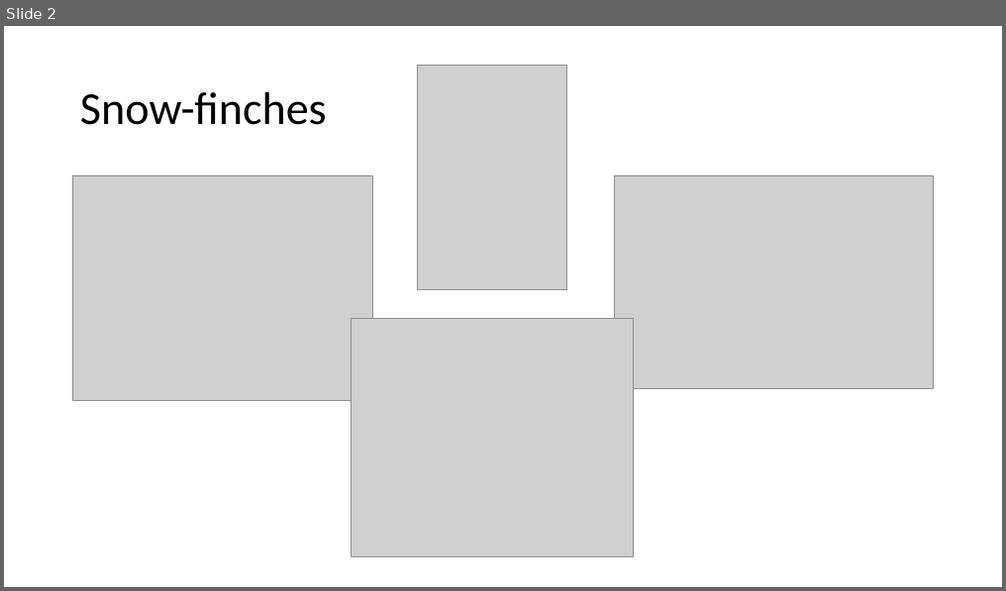
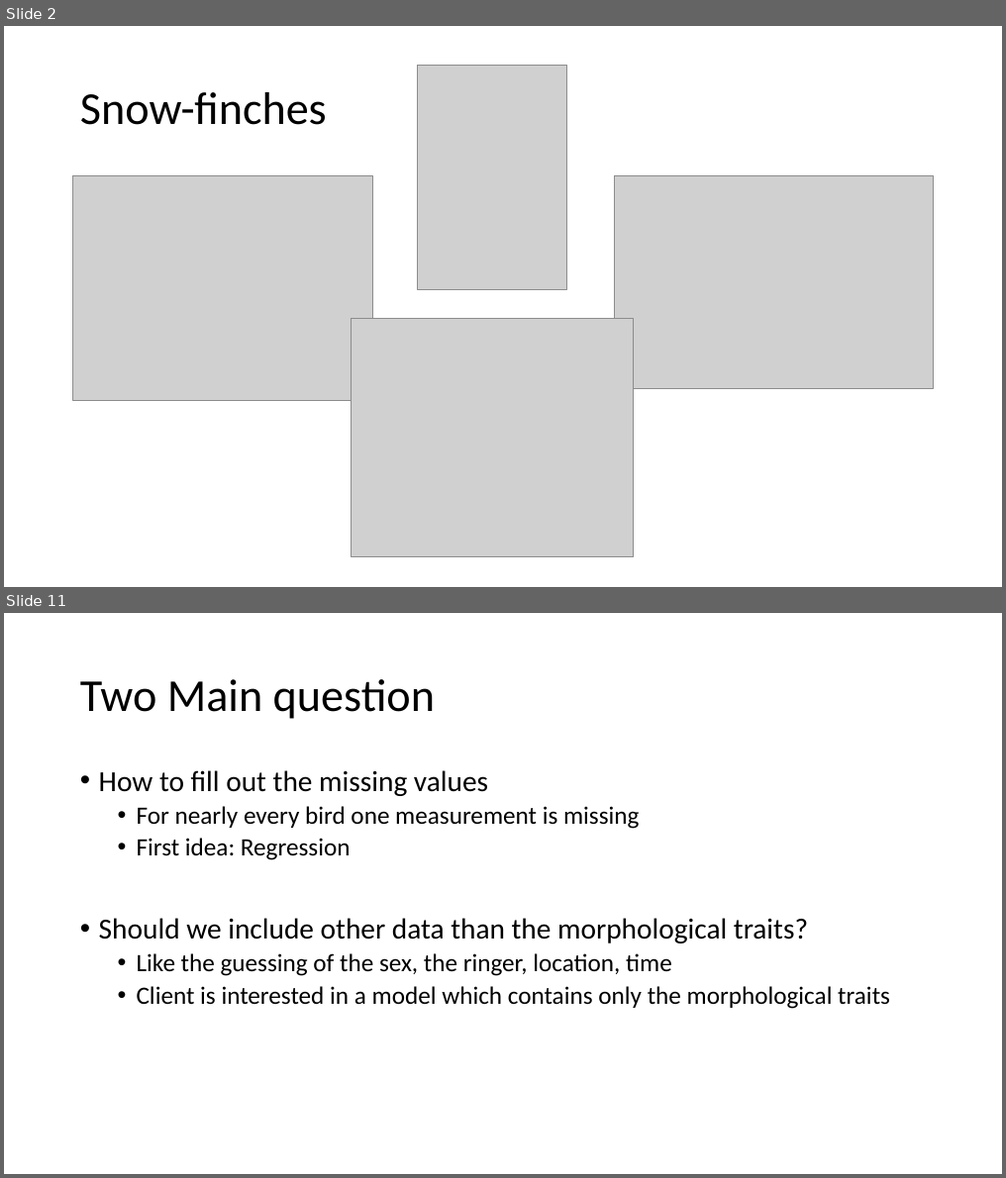
Before and after one commit to AlderCoder/Snow-finches, a slide deck: initial presentation.pptx. Shown one above the other, each under a label of ours: slide 2 before the commit, slides 2 and 11 after it; the slides between them are not shown. The pictures are 1006x591 and 1006x1178 pixels, drawn with LibreOffice and Linux fonts; fonts in the diff are those of the drawing; grey boxes stand for pictures. Boxes give left, top, right and bottom in pixels: in the first picture for what was removed or moved away, otherwise in the second. Text is boxed around its words. In the diff, an @@ line names an element or a change of style, - is before the commit and + after.

```diff
--- a/initial presentation.pptx
+++ b/initial presentation.pptx
@@ slide 11 added at [4,613,1002,1174], background #FFFFFF @@
@@ title added at [80,679,435,719], 44 pt, text #000000 @@
+Two Main question
@@ text added at [99,770,890,1009], 24 pt, text #000000 @@
+• How to fill out the missing values
+  • For nearly every bird one measurement is missing
+  • First idea: Regression
+• Should we include other data than the morphological traits?
+  • Like the guessing of the sex, the ringer, location, time
+  • Client is interested in a model which contains only the morphological traits
```
Also in this commit, not shown: 5 slides changed, 4 other slides added, 1 other file.
